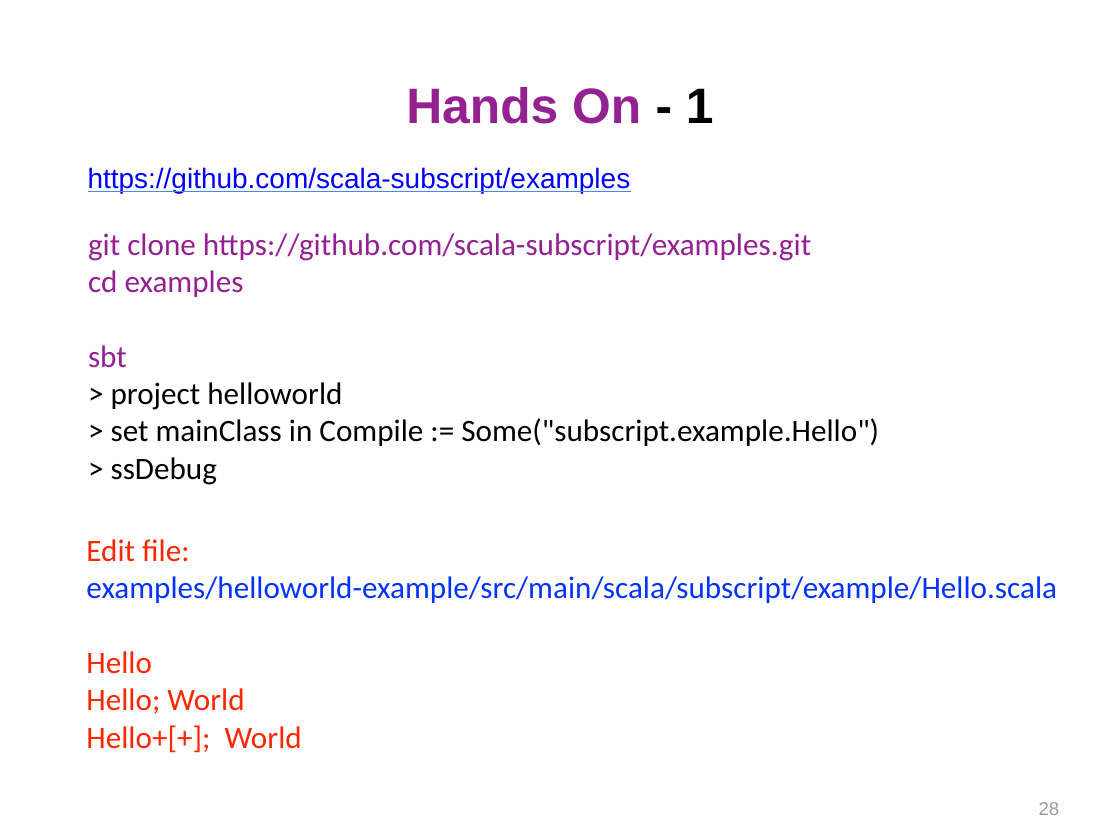
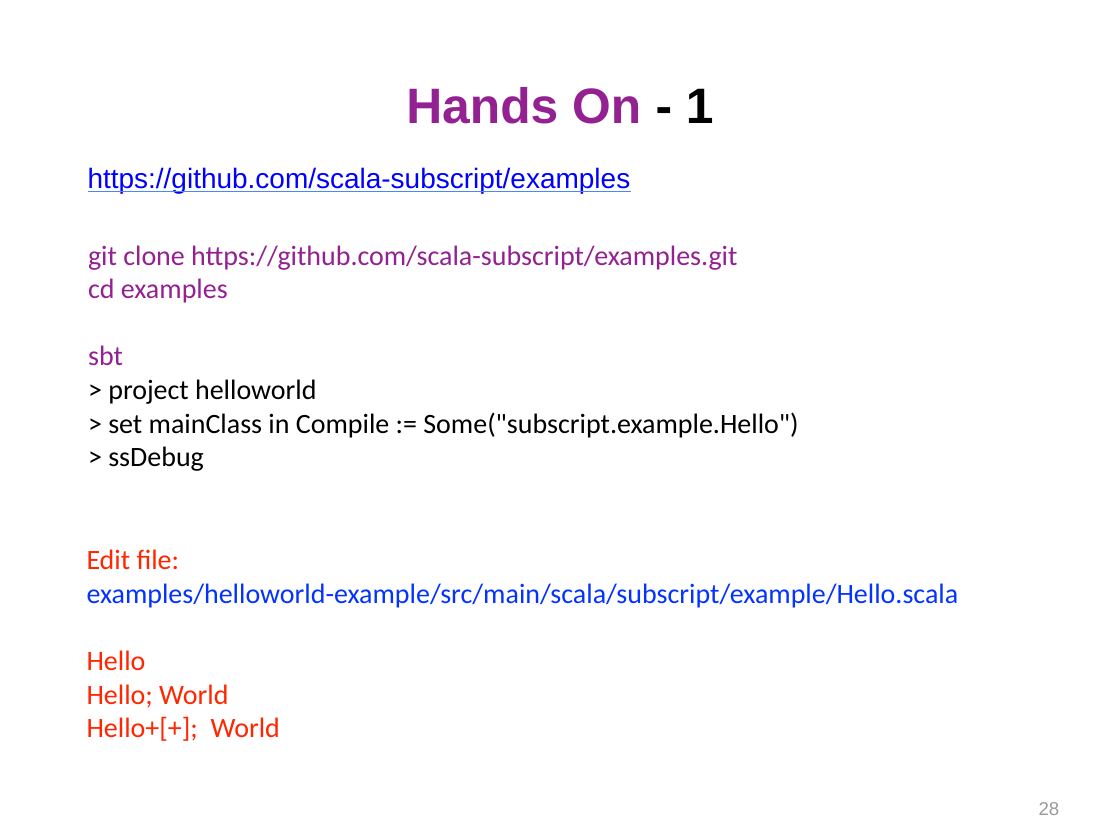
Before and after one commit to lambdaconf/lambdaconf-2016-usa, a slide deck: slide 28 of Programming with Algebra/160526 Subscript - Programming with Algebra.pptx. Drawn at 1120x840 pixels with LibreOffice and Linux fonts; fonts in the diff are those of the drawing. Boxes give left, top, right and bottom in pixels: in the first picture for what was removed or moved away, otherwise in the second. Text is boxed around its words. In the diff, an @@ line names an element or a change of style, - is before the commit and + after.

```diff
--- a/Programming with Algebra/160526 Subscript - Programming with Algebra.pptx
+++ b/Programming with Algebra/160526 Subscript - Programming with Algebra.pptx
@@ text "git clone https://github.com/scala-subscript/examples.git": place and size @@
-text "git clone https://github.com/scala-subscript/examples.git" at box(88, 233, 879, 485)
+text "git clone https://github.com/scala-subscript/examples.git" at box(88, 245, 798, 471)
@@ text "git clone https://github.com/scala-subscript/examples.git" at box(88, 245, 798, 471): size 20 to 18 pt @@
@@ text "Edit file:" at box(87, 549, 959, 741): size 20 to 18 pt @@
@@ text "Edit file:": place and size @@
-text "Edit file:" at box(86, 539, 1057, 753)
+text "Edit file:" at box(87, 549, 959, 741)
```
Also in this commit, not shown: 5 other slides changed, 2 other files.
